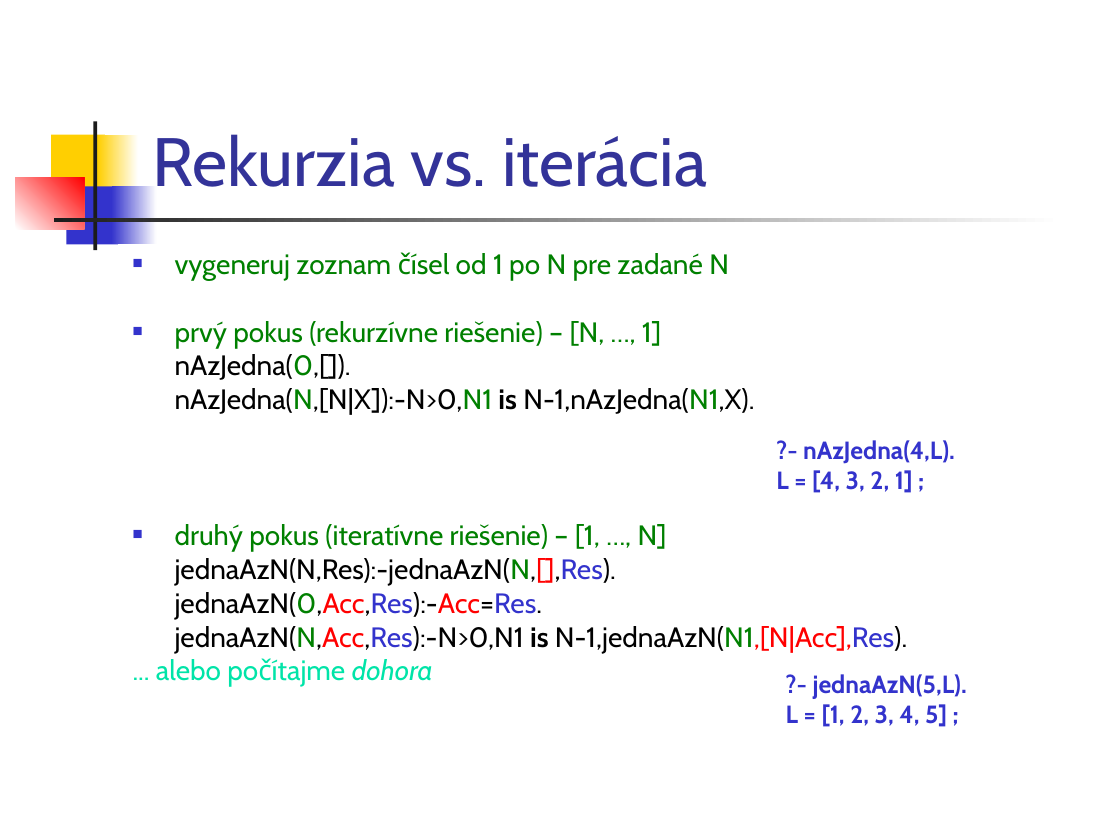
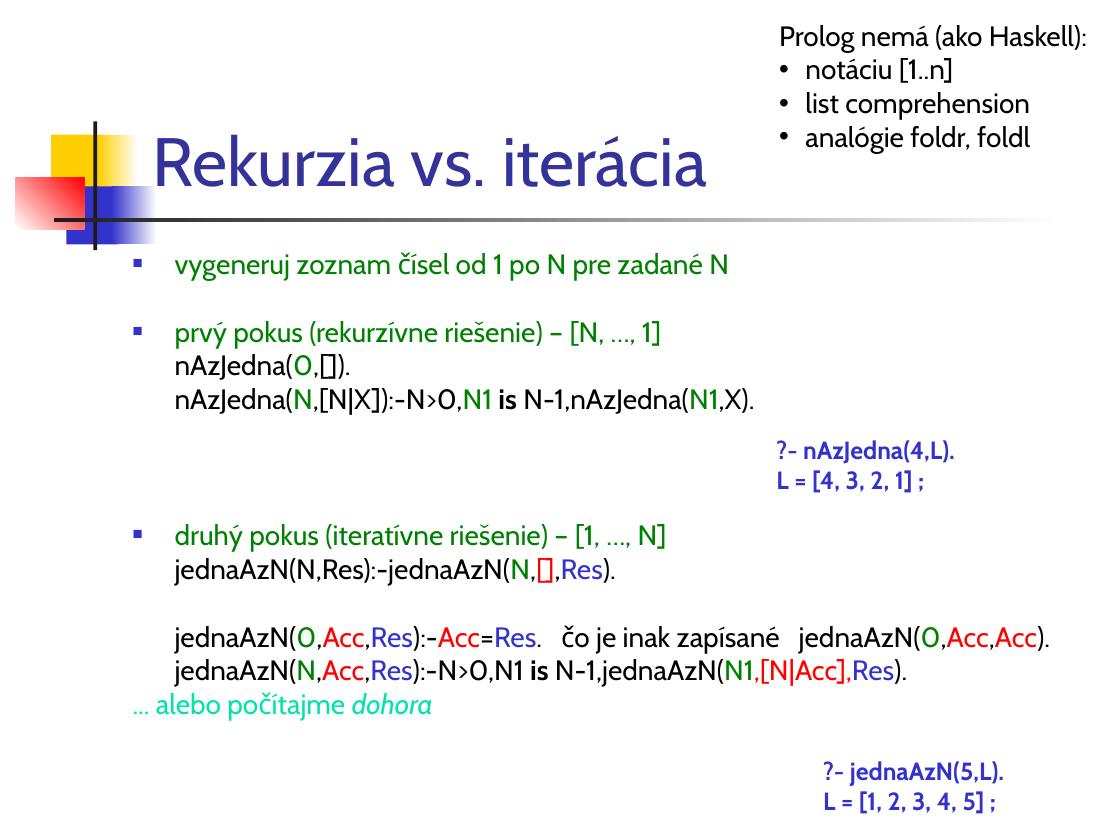
Before and after one commit to paradigmy/Prednasky, a slide deck: slide 19 of 10/logicke1.ppt. Drawn at 1120x840 pixels with LibreOffice and Linux fonts; fonts in the diff are those of the drawing. Boxes give left, top, right and bottom in pixels: in the first picture for what was removed or moved away, otherwise in the second. Text is boxed around its words. In the diff, an @@ line names an element or a change of style, - is before the commit and + after.

```diff
--- a/10/logicke1.ppt
+++ b/10/logicke1.ppt
@@ text added at bbox=[779, 25, 1087, 153], 18 pt, text #000000 @@
+Prolog nemá (ako Haskell):
+• notáciu [1..n]
+• list comprehension
+• analógie foldr, foldl
@@ text at bbox=[175, 626, 1050, 653]: text changed @@
-jednaAzN(0,Acc,Res):-Acc=Res.
+jednaAzN(0,Acc,Res):-Acc=Res. čo je inak zapísané jednaAzN(0,Acc,Acc).
@@ text "?- jednaAzN(5,L).": place and size @@
-text "?- jednaAzN(5,L)." at bbox=[786, 674, 967, 727]
+text "?- jednaAzN(5,L)." at bbox=[823, 761, 1004, 814]
```
Also in this commit, not shown: 10 other slides changed, 4 other files.
